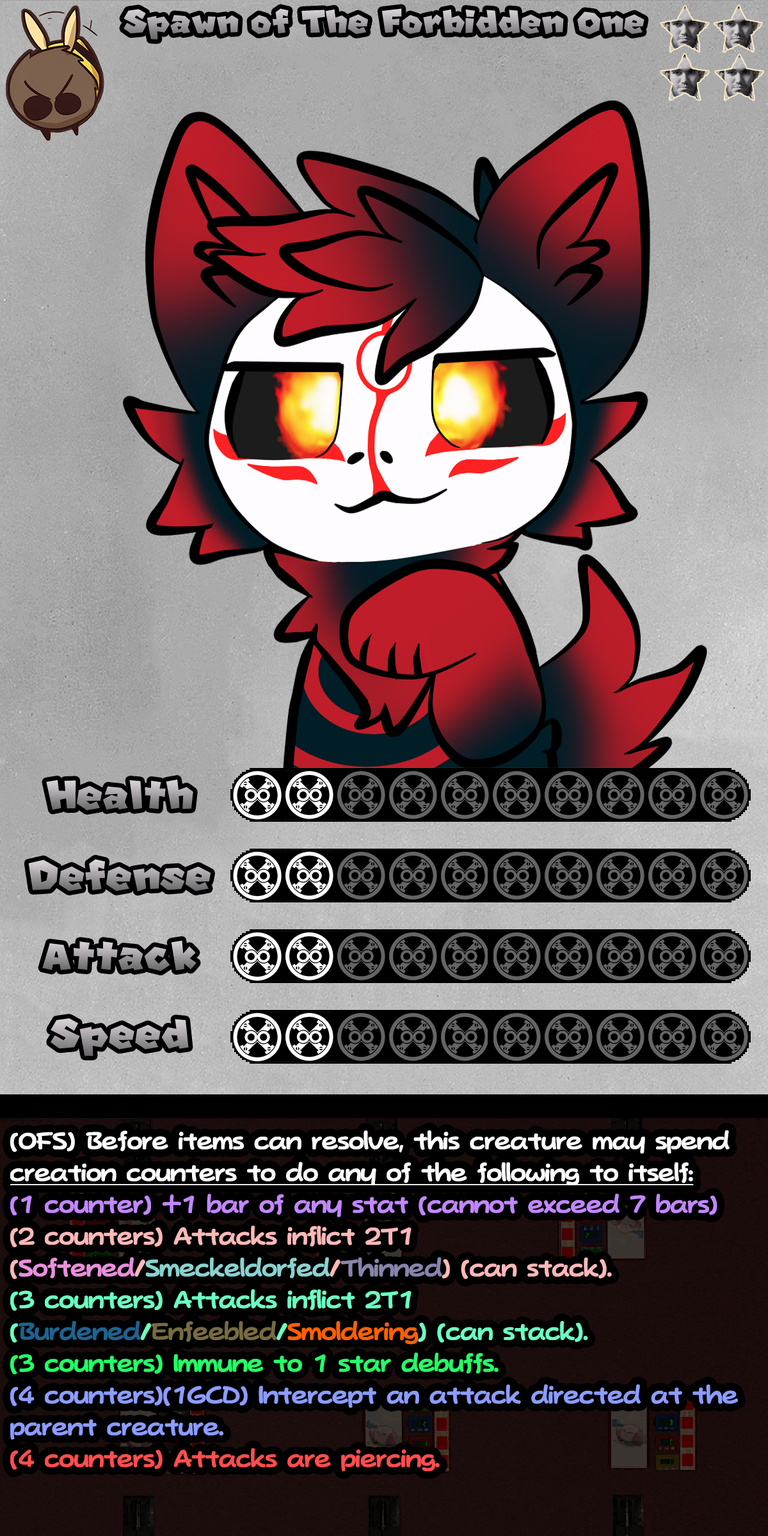
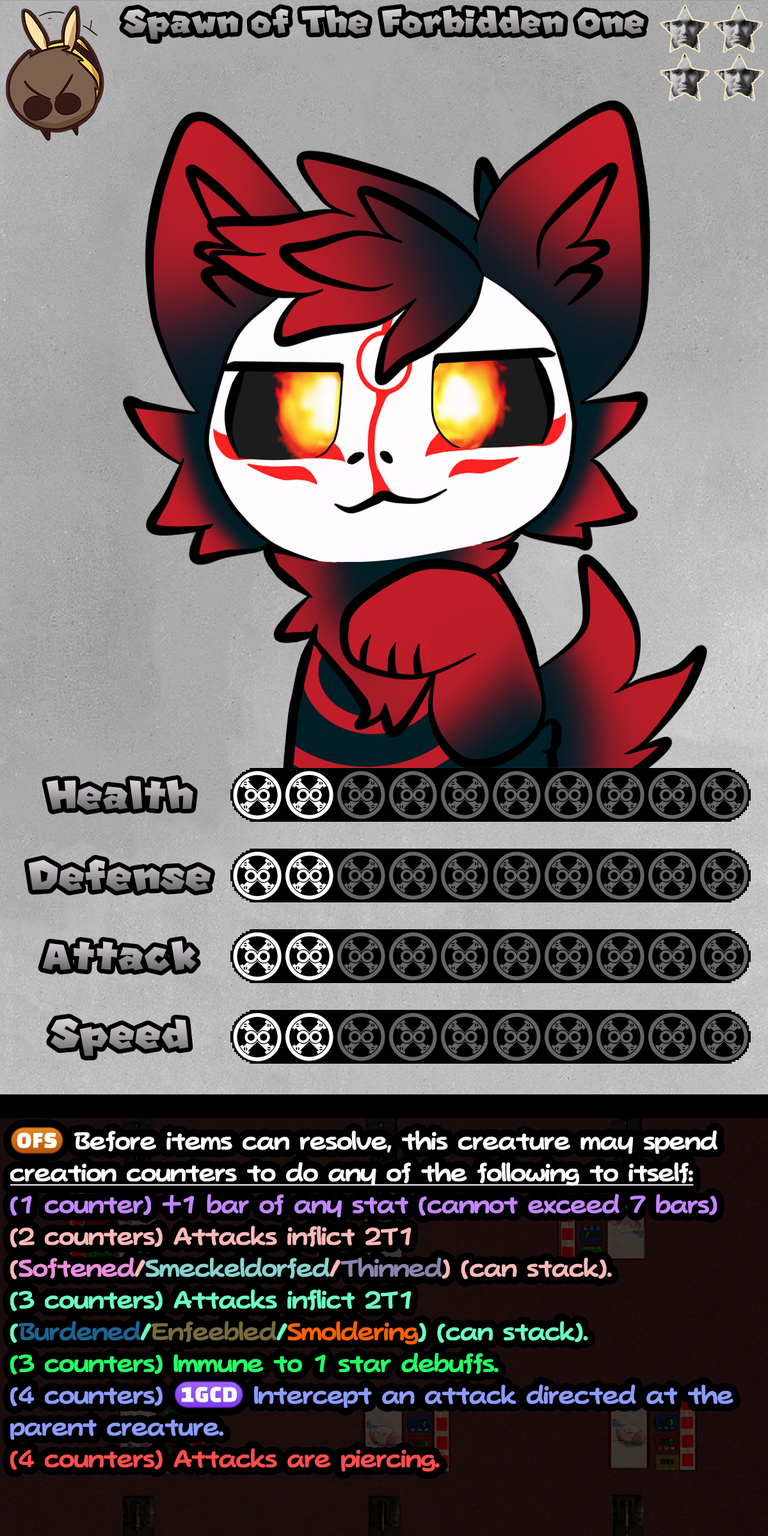
Revision of a layered w=768, h=1536 image; what changed, layer by layer:
painted on "Ability" over [left=10, top=1126, right=738, bottom=1472]
